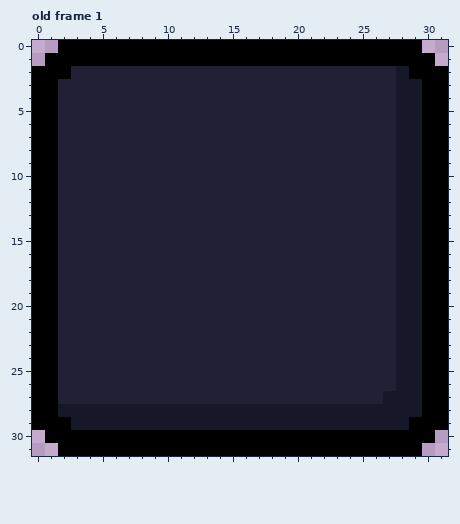
One commit to this pixel-art file: Assets/HUD/ItemSlot.aseprite. This is how it looked before the edit.
32x32 pixels, 1 frame. Shown: old frame 1. The commit also changed other frames, which this record leaves out.
And afterwards:
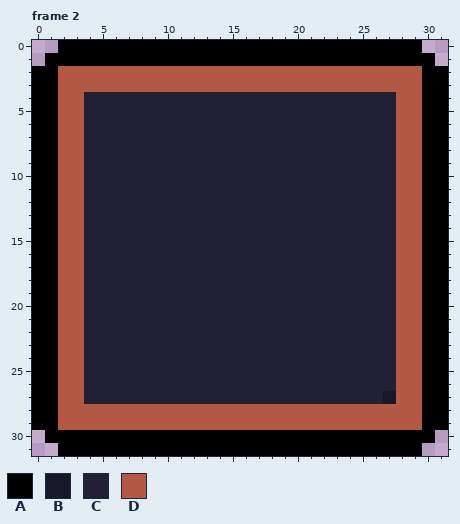
Palette (. is transparent): A #000000  B #161728  C #222034  D #b55945
A new or re-ordered frame is compared with the old frame closest to it.
Diff:
frames 1 -> 4
layer "Layer 2" added
Frame 2 is new; against old frame 1, layer "Layer 2":
The author changed colour A to colour D in row 2 at x 2 and 29; in row 29 at x 2 and 29.
The author changed colour B to colour D in row 2 at x 28; in rows 3 to 27 at x 28 to 29; in row 28 at x 2 to 29; in row 29 at x 3 to 28.
The author changed colour C to colour D in row 2 at x 3 to 27; in row 3 at x 2 to 27; in rows 4 to 27 at x 2 to 3.
